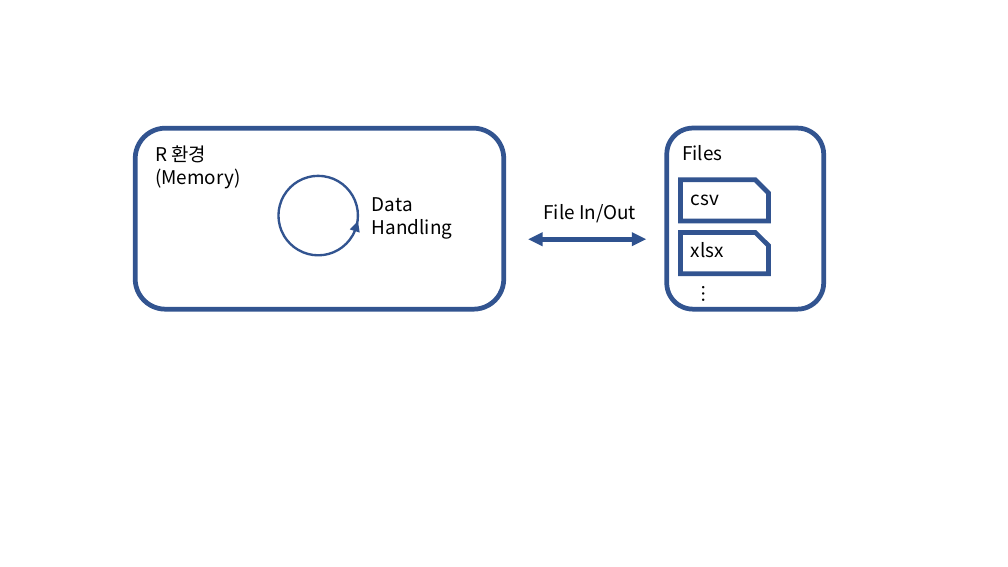
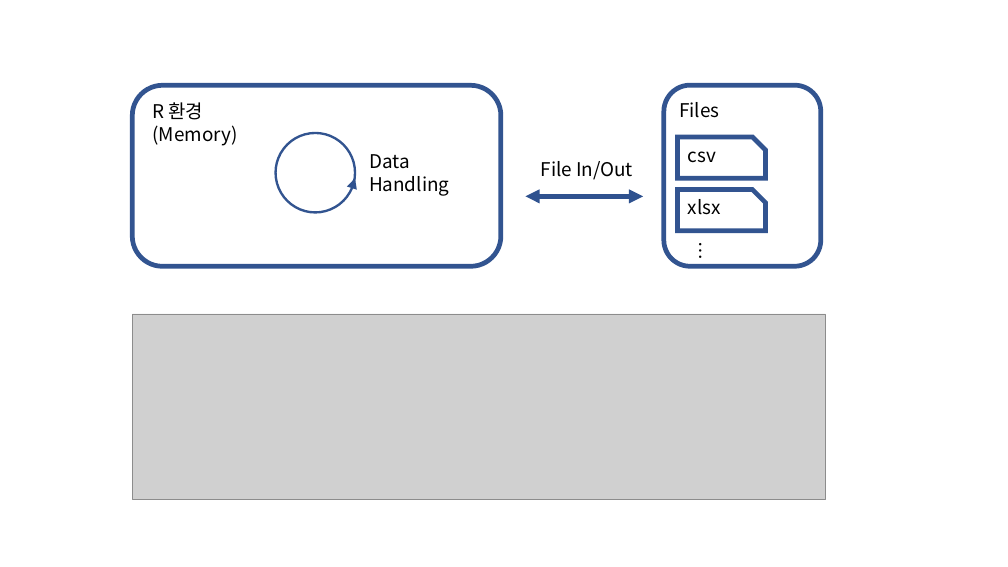
Before and after one commit to mrchypark/dabrp_classnote3, a slide deck: slide 10 of img/images.pptx (slide 11 before the commit). Drawn at 1008x567 pixels with LibreOffice and Linux fonts; fonts in the diff are those of the drawing; grey boxes stand for pictures. Boxes give left, top, right and bottom in pixels: in the first picture for what was removed or moved away, otherwise in the second. Text is boxed around its words. In the diff, an @@ line names an element or a change of style, - is before the commit and + after.

```diff
--- a/img/images.pptx
+++ b/img/images.pptx
@@ ellipse: place and size @@
-ellipse at (278,176,358,256)
+ellipse at (276,133,355,212)
@@ text "csv": place and size @@
-text "csv" at (691,194,719,206)
+text "csv" at (688,151,716,163)
@@ 6 texts, 2 rounded rectangles, 2 snip rects, 1 arrow: place and size @@
-6 texts, 2 rounded rectangles, 2 snip rects, 1 arrow at (135,128,824,310)
+6 texts, 2 rounded rectangles, 2 snip rects, 1 arrow at (132,85,821,267)
@@ double arrow moved from (529, 239) - (647, 239) to (526, 197) - (644, 197) @@
@@ picture added at (132,314,826,499) @@
```
Also in this commit, not shown: 1 other slide changed, 1 slide added, 3 slides removed, 7 other files.
